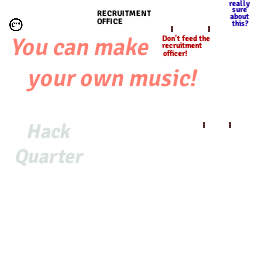
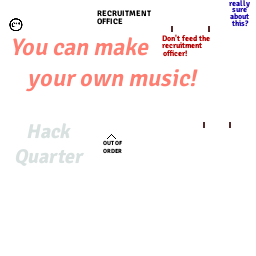
Layered file, before and after one edit (w=256, h=256). Changes by layer:
added layer "OUT OF ..." above "Ebene" over 103, 140, 123, 154
painted on "Ebene" over 103, 134, 123, 154
